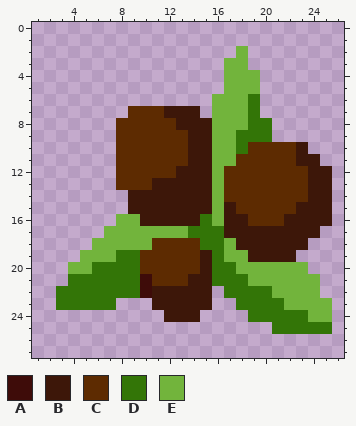
Two versions of one pixel-art sprite, assets/sprites/blocks/props/cattail-center1.png. The picture above was drawn from the file before the commit.
The file is 32x32 pixels. Shown: x 1..26, y 0..27.
Palette (. is transparent): A #3e0c09  B #3d1709  C #5d2b01  D #337507  E #72b43c
Pixels before, first column x 3:
 2 ...............E.......
 3 ..............EE.......
 4 ..............EEE......
 5 ..............EEE......
 6 .............EEED......
 7 ......CCCBBB.EEED......
 8 .....CCCCCBBBEEEDD.....
 9 .....CCCCCCBBEEDDD.....
10 .....CCCCCCBBEEDCCCCB..
11 .....CCCCCCBBEECCCCCBB.
12 .....CCCCCBBBECCCCCCCBB
13 .....CCCBBBBBECCCCCCCBB
14 ......BBBBBBBECCCCCCCBB
15 ......BBBBBBBEBCCCCCBBB
16 .....EEBBBBBDEBBCCCBBBB
17 ....EEEEEEEDDDBBBBBBBB.
18 ...EEEEECCCCDDEBBBBBB..
19 ..EEEDDCCCCCBDEEBBBB...
20 .EEDDDDCCCCCBDDEEEEEE..
21 .DDDDDDACCCBBDDDEEEEEE.
22 DDDDDDDABBBBB.DDDDEEEE.
23 DDDDD...BBBBB..DDDDEEEE
24 .........BBB....DDDDDEE
25 ..................DDDDD
After the commit:
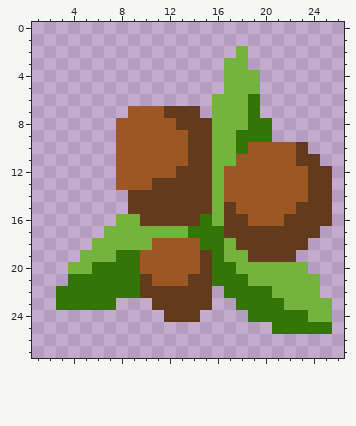
The exact change:
colour B: #3d1709 -> #623a1c
colour C: #5d2b01 -> #9d5724
Changed rows in their new state; - is a pixel that keeps its letter.
first column x 10:
21 B
22 B
Boxes around the changes in both pictures, in picture pixels (x1, y1, x2, y2):
changed: (116, 106, 332, 322)
